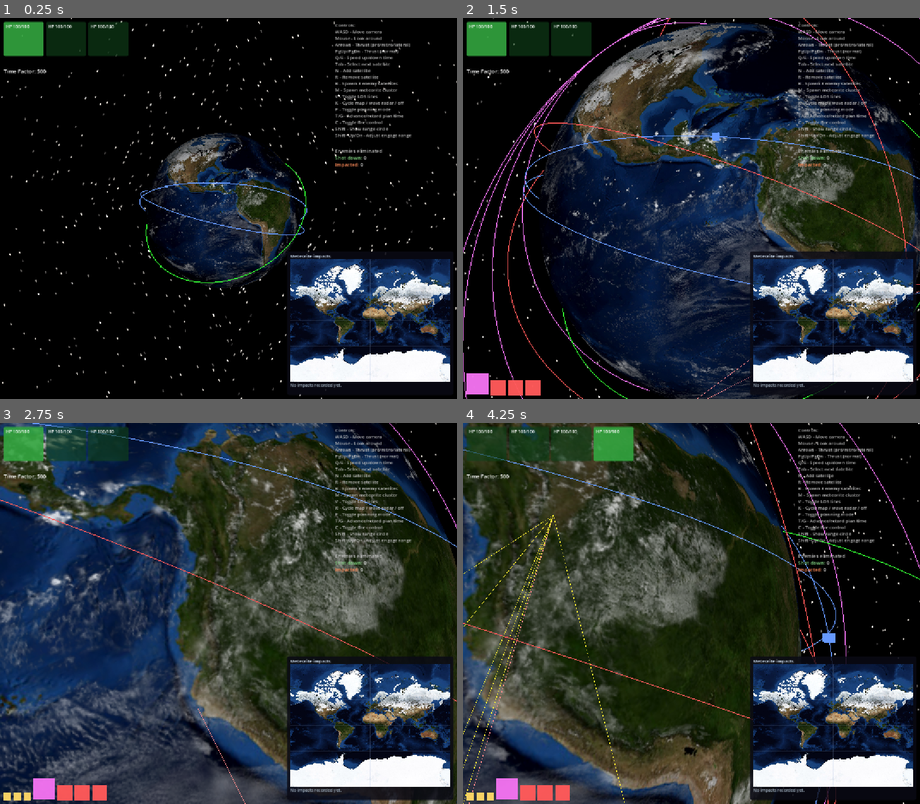
Above: before the commit, frames 1-4 (two rows, left to right).
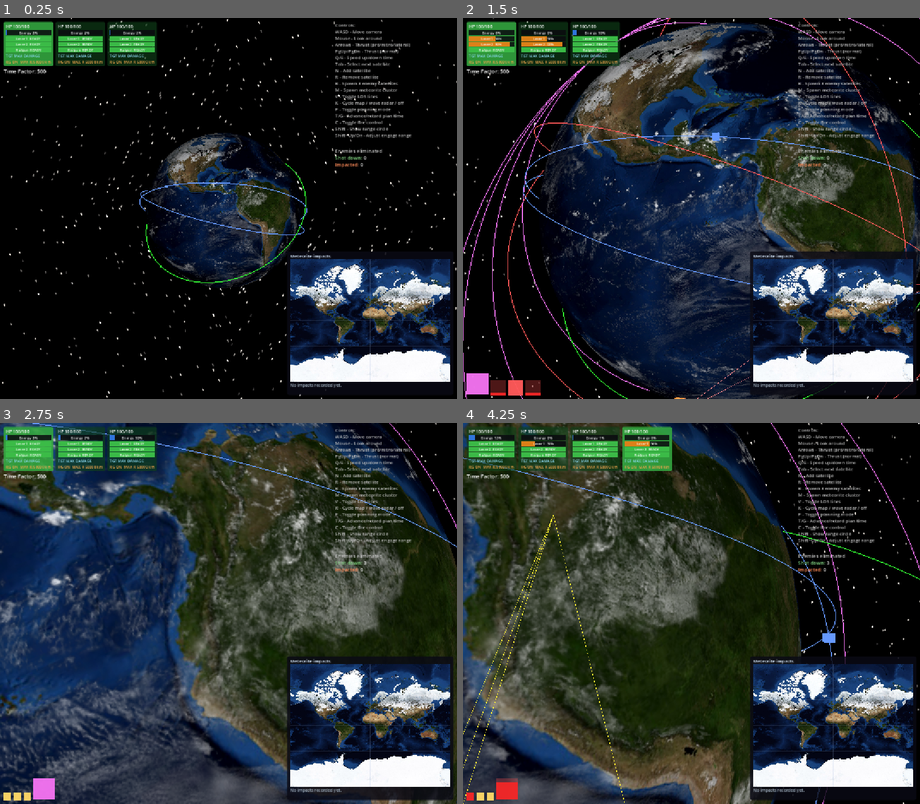
Above: after the commit, the same moments.

Repository: mellenburg/game
Game: Godot game, scene res://scenes/main.tscn
The game is run twice, just before and just after one commit, with the same random seed, the same clock (stepped at 60 frames per second) and the same inputs.
Inputs (mouse positions are in pixels of both pictures, inside the frame that each line leads up to):
- Up to frame 1 (0.25 s): no input
- Up to frame 2 (1.5 s): tap Enter at 0.5 s; move the mouse to (714, 208) at 0.52 s; hold W (move_forward) from 0.53 s (still down); tap J (add_decaying_enemy) at 0.6 s; move the mouse to (668, 208) at 1.27 s; tap B (add_enemies) at 1.35 s
- Up to frame 3 (2.75 s): keep holding W (move_forward); move the mouse to (237, 605) at 2.02 s; tap M (add_meteorites) at 2.1 s
- Up to frame 4 (4.25 s): keep holding W (move_forward); move the mouse to (686, 621) at 2.77 s; tap N (add_satellite) at 2.85 s; move the mouse to (723, 617) at 3.52 s; hold T (planning_advance) from 3.53 s (still down)

The runs differ from the first frame. In frame 1, 2.9% of the frame differs, in the area x 0-35%, y 0-13%; in frame 2, 3.1%; in frame 3, 3.5%; in frame 4, 5.3%, in the area x 0-100%, y 0-100%.
Error before the commit: Parse Error: Cannot infer the type of "to_target" variable because the value doesn't have a set type. (res://scripts/weapons/railgun_weapon.gd:95)

Commit message:
Fix strict inference_on_variant errors in railgun_weapon
The railgun's `:=` locals (`to_target`, `dist_sq`, `dir`, `recoil_dv`,
`new_v`, `attacker_dv`, `target_dv`) flowed through `attacker` /
`target` parameters that are untyped Variant (weapon.gd can't preload
Satellite without a circular import), so type inference landed on
Variant and tripped the strict inference_on_variant=2 setting in
project.godot. Pinning each local to an explicit `Vector3` / `float`
annotation lets the runtime arithmetic stay Variant while the
compile-time type stays concrete.

https://claude.ai/code/session_01MBXNB4GeySGXiJ1g5mu4YJ

Diff:
--- a/godot/scripts/weapons/railgun_weapon.gd
+++ b/godot/scripts/weapons/railgun_weapon.gd
@@ -92,22 +92,27 @@
 static func is_shot_safe_for_attacker(attacker, target) -> bool:
 	if attacker == null or target == null or attacker.mass <= 0.0:
 		return false
-	var to_target := target.orbit.r - attacker.orbit.r
-	var dist_sq := to_target.length_squared()
+	# Explicit Vector3 / float annotations: attacker / target flow in as
+	# untyped Variants (the weapon base class can't preload Satellite),
+	# so ':=' inference would land on Variant and trip the strict
+	# inference_on_variant warning. The arithmetic still runs through
+	# Variant at compile time; the typed locals just pin the result.
+	var to_target: Vector3 = target.orbit.r - attacker.orbit.r
+	var dist_sq: float = to_target.length_squared()
 	if dist_sq <= 0.0:
 		return false
-	var dir := to_target / sqrt(dist_sq)
+	var dir: Vector3 = to_target / sqrt(dist_sq)
 	# Shooter recoils opposite the slug's flight direction. Mass
 	# divides momentum into Δv directly — that's the whole point of
 	# tracking unit mass separately from HP.
-	var recoil_dv := -dir * (SLUG_MOMENTUM_KG_KM_S / attacker.mass)
-	var new_v := attacker.orbit.v + recoil_dv
-	var r_a := EarthOrbit.compute_apoapsis(attacker.orbit.r, new_v)
+	var recoil_dv: Vector3 = -dir * (SLUG_MOMENTUM_KG_KM_S / attacker.mass)
+	var new_v: Vector3 = attacker.orbit.v + recoil_dv
+	var r_a: float = EarthOrbit.compute_apoapsis(attacker.orbit.r, new_v)
 	if not is_finite(r_a):
 		return false
 	if r_a > attacker.max_orbital_radius_km:
 		return false
-	var r_p := EarthOrbit.compute_periapsis(attacker.orbit.r, new_v)
+	var r_p: float = EarthOrbit.compute_periapsis(attacker.orbit.r, new_v)
 	if r_p < SAFE_PERIAPSIS_KM:
 		return false
 	return true
@@ -152,13 +157,13 @@
 	if target.mass <= 0.0:
 		return false
 
-	var to_target := target.orbit.r - attacker.orbit.r
-	var dist_sq := to_target.length_squared()
+	var to_target: Vector3 = target.orbit.r - attacker.orbit.r
+	var dist_sq: float = to_target.length_squared()
 	if dist_sq <= 0.0:
 		return false
-	var dir := to_target / sqrt(dist_sq)
-	var attacker_dv := -dir * (SLUG_MOMENTUM_KG_KM_S / attacker.mass)
-	var target_dv := dir * (SLUG_MOMENTUM_KG_KM_S / target.mass)
+	var dir: Vector3 = to_target / sqrt(dist_sq)
+	var attacker_dv: Vector3 = -dir * (SLUG_MOMENTUM_KG_KM_S / attacker.mass)
+	var target_dv: Vector3 = dir * (SLUG_MOMENTUM_KG_KM_S / target.mass)
 
 	# Apply impulses through orbit.maneuver(t=0) so the orbit's derived
 	# elements (r_p, r_a, period, …) get recomputed atomically. A
